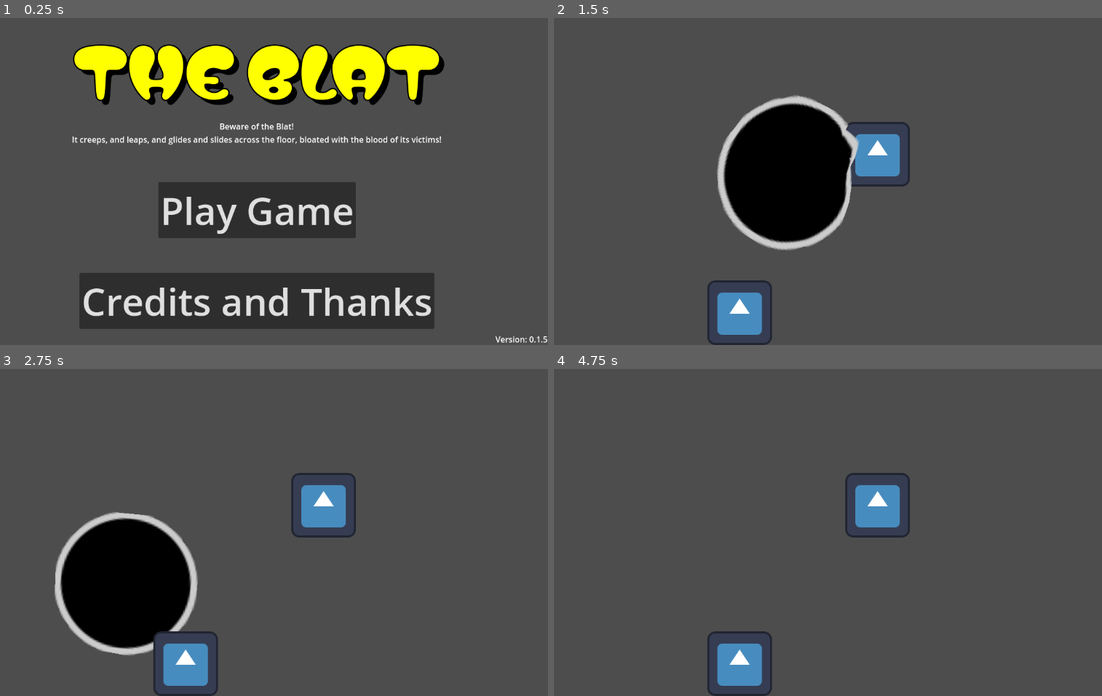
Above: before the commit, frames 1-4 (two rows, left to right).
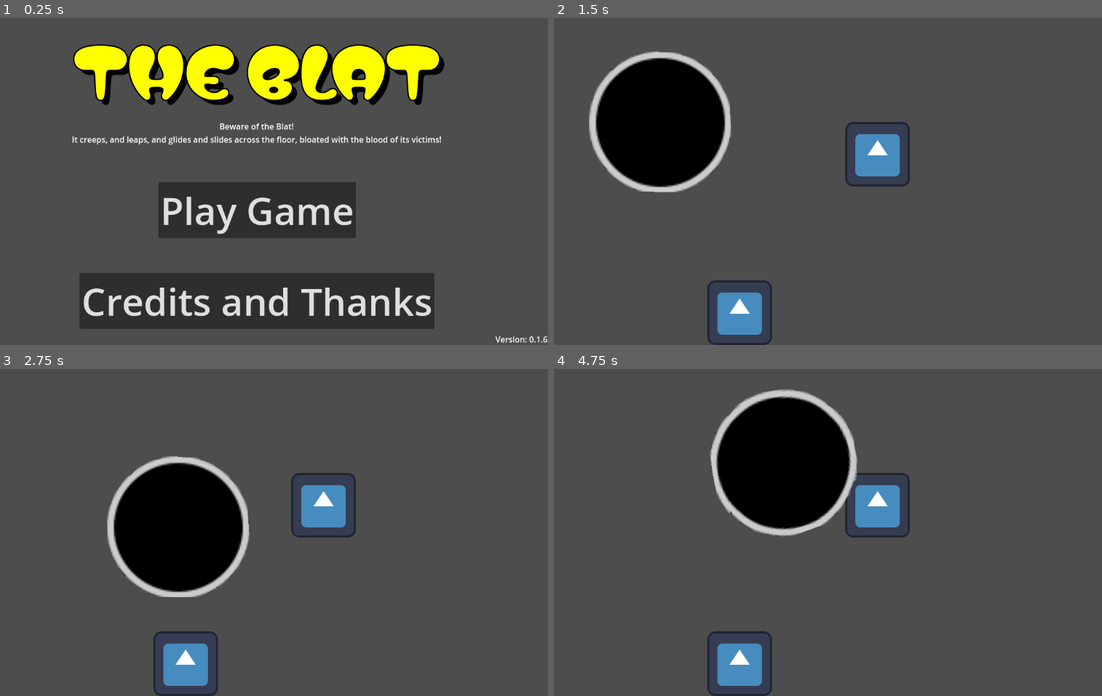
Above: after the commit, the same moments.

Repository: Gisleburt/gmtk-2024
Game: Godot game, scene res://menus/main_menu.tscn
The game is run twice, just before and just after one commit, with the same random seed, the same clock (stepped at 60 frames per second) and the same inputs. The engine's default icon, where the game draws it, is replaced by a stand-in: a white triangle on a blue panel in a dark square.
Inputs:
- Up to frame 1 (0.25 s): no input
- Up to frame 2 (1.5 s): click "Play Game" at 0.5 s; hold D (right, bound only after the commit) from 1.28 s (still down)
- Up to frame 3 (2.75 s): release D (right, bound only after the commit) at 2.03 s; hold S (down, bound only after the commit) from 2.03 s (still down)
- Up to frame 4 (4.75 s): release S (down, bound only after the commit) at 2.78 s; hold D (right, bound only after the commit) 2.78-3.53 s; hold W (up, bound only after the commit) 3.53-4.28 s; hold A (left, bound only after the commit) from 4.28 s (still down)

The runs differ from the first frame. In frame 1, less than 0.1% of the frame differs, in the area x 99-100%, y 97-100%; in frame 2, 18%, in the area x 6-56%, y 10-72%; in frame 3, 13%; in frame 4, 9.3%.

Commit message:
Add movement and a proxy for eating

Diff:
--- a/godot-project/characters/the_blat.tscn
+++ b/godot-project/characters/the_blat.tscn
@@ -1,8 +1,9 @@
-[gd_scene load_steps=43 format=3 uid="uid://to86pewsgyji"]
+[gd_scene load_steps=45 format=3 uid="uid://to86pewsgyji"]
 
 [ext_resource type="Script" path="res://characters/the_blat.gd" id="1_u2vo1"]
 [ext_resource type="Texture2D" uid="uid://bp3sh5603bwmk" path="res://assets/TheBlatBody.svg" id="2_bcncb"]
 [ext_resource type="Script" path="res://addons/softbody2d/softbody2d.gd" id="3_lnpa5"]
+[ext_resource type="Script" path="res://characters/the_blat_controller.gd" id="4_d02sa"]
 
 [sub_resource type="SkeletonModification2DLookAt" id="SkeletonModification2DLookAt_tyvvl"]
 resource_local_to_scene = true
@@ -309,6 +310,9 @@
 resource_local_to_scene = true
 size = Vector2(13, 13)
 
+[sub_resource type="CircleShape2D" id="CircleShape2D_wsf3n"]
+radius = 4.12311
+
 [node name="TheBlat" type="Node2D"]
 script = ExtResource("1_u2vo1")
 
@@ -324,6 +328,9 @@
 vertex_interval = 14
 radius = 13
 margin_offset_edge = 2.0
+gravity_scale = 0.0
+collision_layer = 4
+collision_mask = 12
 
 [node name="Skeleton2D" type="Skeleton2D" parent="SoftBody2D"]
 visible = false
@@ -332,7 +339,6 @@
 [node name="Bone-0" type="Bone2D" parent="SoftBody2D/Skeleton2D"]
 position = Vector2(13.3676, 35.4655)
 rotation = 0.938065
-scale = Vector2(1, 1)
 rest = Transform2D(0.59135, 0.806415, -0.806415, 0.59135, 13.3676, 35.4655)
 auto_calculate_length_and_angle = false
 length = 14.0
@@ -442,7 +448,6 @@
 [node name="Bone-8" type="Bone2D" parent="SoftBody2D/Skeleton2D"]
 position = Vector2(36.9074, 23.7823)
 rotation = -1.72787
-scale = Vector2(1, 1)
 rest = Transform2D(-0.156432, -0.987689, 0.987689, -0.156432, 36.9074, 23.7823)
 auto_calculate_length_and_angle = false
 length = 14.0
@@ -482,6 +487,7 @@
 [node name="Bone-11" type="Bone2D" parent="SoftBody2D/Skeleton2D"]
 position = Vector2(37.3892, 62.5612)
 rotation = 1.60797
+scale = Vector2(1, 1)
 rest = Transform2D(-0.0371623, 0.999309, -0.999309, -0.0371623, 37.3892, 62.5612)
 auto_calculate_length_and_angle = false
 length = 14.0
@@ -574,7 +580,6 @@
 [node name="Bone-18" type="Bone2D" parent="SoftBody2D/Skeleton2D"]
 position = Vector2(63.0926, 23.7823)
 rotation = 2.31502
-scale = Vector2(1, 1)
 rest = Transform2D(-0.677403, 0.735612, -0.735612, -0.677403, 63.0926, 23.7823)
 auto_calculate_length_and_angle = false
 length = 14.0
@@ -654,7 +659,6 @@
 [node name="Bone-24" type="Bone2D" parent="SoftBody2D/Skeleton2D"]
 position = Vector2(35.4865, 86.1406)
 rotation = -0.609853
-scale = Vector2(1, 1)
 rest = Transform2D(0.819732, -0.572747, 0.572747, 0.819732, 35.4865, 86.1406)
 auto_calculate_length_and_angle = false
 length = 14.0
@@ -695,7 +699,6 @@
 [node name="Bone-27" type="Bone2D" parent="SoftBody2D/Skeleton2D"]
 position = Vector2(63.1182, 76.2049)
 rotation = -0.786114
-scale = Vector2(1, 1)
 rest = Transform2D(0.7066, -0.707613, 0.707613, 0.7066, 63.1182, 76.2049)
 auto_calculate_length_and_angle = false
 length = 14.0
@@ -723,7 +726,6 @@
 [node name="Bone-29" type="Bone2D" parent="SoftBody2D/Skeleton2D"]
 position = Vector2(76.5731, 23.4014)
 rotation = 2.35712
-scale = Vector2(1, 1)
 rest = Transform2D(-0.707762, 0.706451, -0.706451, -0.707762, 76.5731, 23.4014)
 auto_calculate_length_and_angle = false
 length = 14.0
@@ -764,7 +766,6 @@
 [node name="Bone-32" type="Bone2D" parent="SoftBody2D/Skeleton2D"]
 position = Vector2(76.224, 63.0803)
 rotation = 2.35548
-scale = Vector2(1, 1)
 rest = Transform2D(-0.7066, 0.707613, -0.707613, -0.7066, 76.224, 63.0803)
 auto_calculate_length_and_angle = false
 length = 14.0
@@ -791,7 +792,6 @@
 [node name="Bone-34" type="Bone2D" parent="SoftBody2D/Skeleton2D"]
 position = Vector2(86.4446, 49.974)
 rotation = -1.58774
-scale = Vector2(1, 1)
 rest = Transform2D(-0.0169395, -0.999857, 0.999857, -0.0169395, 86.4446, 49.974)
 auto_calculate_length_and_angle = false
 length = 14.0
@@ -832,7 +832,10 @@
 
 [node name="Bone-0" type="RigidBody2D" parent="SoftBody2D"]
 position = Vector2(13.3676, 35.4655)
-mass = 0.1
+collision_layer = 4
+collision_mask = 12
+mass = 0.1
+gravity_scale = 0.0
 metadata/idx = 0
 metadata/bone_name = &"Bone-0"
 
@@ -876,7 +879,10 @@
 
 [node name="Bone-1" type="RigidBody2D" parent="SoftBody2D"]
 position = Vector2(13.4998, 49.974)
-mass = 0.1
+collision_layer = 4
+collision_mask = 12
+mass = 0.1
+gravity_scale = 0.0
 metadata/idx = 1
 metadata/bone_name = &"Bone-1"
 
@@ -927,7 +933,10 @@
 
 [node name="Bone-2" type="RigidBody2D" parent="SoftBody2D"]
 position = Vector2(13.3469, 64.7325)
-mass = 0.1
+collision_layer = 4
+collision_mask = 12
+mass = 0.1
+gravity_scale = 0.0
 metadata/idx = 2
 metadata/bone_name = &"Bone-2"
 
@@ -971,7 +980,10 @@
 
 [node name="Bone-3" type="RigidBody2D" parent="SoftBody2D"]
 position = Vector2(23.4269, 23.4014)
-mass = 0.1
+collision_layer = 4
+collision_mask = 12
+mass = 0.1
+gravity_scale = 0.0
 metadata/idx = 3
 metadata/bone_name = &"Bone-3"
 
@@ -1022,7 +1034,10 @@
 
 [node name="Bone-4" type="RigidBody2D" parent="SoftBody2D"]
 position = Vector2(23.8015, 36.8686)
-mass = 0.1
+collision_layer = 4
+collision_mask = 12
+mass = 0.1
+gravity_scale = 0.0
 metadata/idx = 4
 metadata/bone_name = &"Bone-4"
 
@@ -1087,7 +1102,10 @@
 
 [node name="Bone-5" type="RigidBody2D" parent="SoftBody2D"]
 position = Vector2(23.9997, 49.9643)
-mass = 0.1
+collision_layer = 4
+collision_mask = 12
+mass = 0.1
+gravity_scale = 0.0
 metadata/idx = 5
 metadata/bone_name = &"Bone-5"
 
@@ -1159,7 +1177,10 @@
 
 [node name="Bone-6" type="RigidBody2D" parent="SoftBody2D"]
 position = Vector2(23.776, 63.0803)
-mass = 0.1
+collision_layer = 4
+collision_mask = 12
+mass = 0.1
+gravity_scale = 0.0
 metadata/idx = 6
 metadata/bone_name = &"Bone-6"
 
@@ -1224,7 +1245,10 @@
 
 [node name="Bone-7" type="RigidBody2D" parent="SoftBody2D"]
 position = Vector2(35.2554, 13.3519)
-mass = 0.1
+collision_layer = 4
+collision_mask = 12
+mass = 0.1
+gravity_scale = 0.0
 metadata/idx = 7
 metadata/bone_name = &"Bone-7"
 
@@ -1268,7 +1292,10 @@
 
 [node name="Bone-8" type="RigidBody2D" parent="SoftBody2D"]
 position = Vector2(36.9074, 23.7823)
-mass = 0.1
+collision_layer = 4
+collision_mask = 12
+mass = 0.1
+gravity_scale = 0.0
 metadata/idx = 8
 metadata/bone_name = &"Bone-8"
 
@@ -1333,7 +1360,10 @@
 
 [node name="Bone-9" type="RigidBody2D" parent="SoftBody2D"]
 position = Vector2(37.4397, 37.3883)
-mass = 0.1
+collision_layer = 4
+collision_mask = 12
+mass = 0.1
+gravity_scale = 0.0
 metadata/idx = 9
 metadata/bone_name = &"Bone-9"
 
@@ -1405,7 +1435,10 @@
 
 [node name="Bone-10" type="RigidBody2D" parent="SoftBody2D"]
 position = Vector2(37.9987, 49.9286)
-mass = 0.1
+collision_layer = 4
+collision_mask = 12
+mass = 0.1
+gravity_scale = 0.0
 metadata/idx = 10
 metadata/bone_name = &"Bone-10"
 
@@ -1477,7 +1510,10 @@
 
 [node name="Bone-11" type="RigidBody2D" parent="SoftBody2D"]
 position = Vector2(37.3892, 62.5612)
-mass = 0.1
+collision_layer = 4
+collision_mask = 12
+mass = 0.1
+gravity_scale = 0.0
 metadata/idx = 11
 metadata/bone_name = &"Bone-11"
 
@@ -1549,7 +1585,10 @@
 
 [node name="Bone-12" type="RigidBody2D" parent="SoftBody2D"]
 position = Vector2(50, 13.5)
-mass = 0.1
+collision_layer = 4
+collision_mask = 12
+mass = 0.1
+gravity_scale = 0.0
 metadata/idx = 12
 metadata/bone_name = &"Bone-12"
 
@@ -1599,7 +1638,10 @@
 
 [node name="Bone-13" type="RigidBody2D" parent="SoftBody2D"]
 position = Vector2(50, 24)
-mass = 0.1
+collision_layer = 4
+collision_mask = 12
+mass = 0.1
+gravity_scale = 0.0
 metadata/idx = 13
 metadata/bone_name = &"Bone-13"
 
@@ -1670,7 +1712,10 @@
 
 [node name="Bone-14" type="RigidBody2D" parent="SoftBody2D"]
 position = Vector2(50, 38)
-mass = 0.1
+collision_layer = 4
+collision_mask = 12
+mass = 0.1
+gravity_scale = 0.0
 metadata/idx = 14
 metadata/bone_name = &"Bone-14"
 
@@ -1741,7 +1786,10 @@
 
 [node name="Bone-15" type="RigidBody2D" parent="SoftBody2D"]
 position = Vector2(50, 49.5)
-mass = 0.1
+collision_layer = 4
+collision_mask = 12
+mass = 0.1
+gravity_scale = 0.0
 metadata/idx = 15
 metadata/bone_name = &"Bone-15"
 
@@ -1812,7 +1860,10 @@
 
 [node name="Bone-16" type="RigidBody2D" parent="SoftBody2D"]
 position = Vector2(50, 62)
-mass = 0.1
+collision_layer = 4
+collision_mask = 12
+mass = 0.1
+gravity_scale = 0.0
 metadata/idx = 16
 metadata/bone_name = &"Bone-16"
 
@@ -1883,7 +1934,10 @@
 
 [node name="Bone-17" type="RigidBody2D" parent="SoftBody2D"]
 position = Vector2(64.4989, 13.7173)
-mass = 0.1
+collision_layer = 4
+collision_mask = 12
+mass = 0.1
+gravity_scale = 0.0
 metadata/idx = 17
 metadata/bone_name = &"Bone-17"
 
@@ -1927,7 +1981,10 @@
 
 [node name="Bone-18" type="RigidBody2D" parent="SoftBody2D"]
 position = Vector2(63.0926, 23.7823)
-mass = 0.1
+collision_layer = 4
+collision_mask = 12
+mass = 0.1
+gravity_scale = 0.0
 metadata/idx = 18
 metadata/bone_name = &"Bone-18"
 
@@ -1992,7 +2049,10 @@
 
 [node name="Bone-19" type="RigidBody2D" parent="SoftBody2D"]
 position = Vector2(62.5603, 37.3883)
-mass = 0.1
+collision_layer = 4
+collision_mask = 12
+mass = 0.1
+gravity_scale = 0.0
 metadata/idx = 19
 metadata/bone_name = &"Bone-19"
 
@@ -2064,7 +2124,10 @@
 
 [node name="Bone-20" type="RigidBody2D" parent="SoftBody2D"]
 position = Vector2(62.0013, 49.9286)
-mass = 0.1
+collision_layer = 4
+collision_mask = 12
+mass = 0.1
+gravity_scale = 0.0
 metadata/idx = 20
 metadata/bone_name = &"Bone-20"
 
@@ -2136,7 +2199,10 @@
 
 [node name="Bone-21" type="RigidBody2D" parent="SoftBody2D"]
 position = Vector2(62.6108, 62.5612)
-mass = 0.1
+collision_layer = 4
+collision_mask = 12
+mass = 0.1
+gravity_scale = 0.0
 metadata/idx = 21
 metadata/bone_name = &"Bone-21"
 
@@ -2208,7 +2274,10 @@
 
 [node name="Bone-22" type="RigidBody2D" parent="SoftBody2D"]
 position = Vector2(23.4016, 76.5733)
-mass = 0.1
+collision_layer = 4
+collision_mask = 12
+mass = 0.1
+gravity_scale = 0.0
 metadata/idx = 22
 metadata/bone_name = &"Bone-22"
 
@@ -2259,7 +2328,10 @@
 
 [node name="Bone-23" type="RigidBody2D" parent="SoftBody2D"]
 position = Vector2(36.8818, 76.2049)
-mass = 0.1
+collision_layer = 4
+collision_mask = 12
+mass = 0.1
+gravity_scale = 0.0
 metadata/idx = 23
 metadata/bone_name = &"Bone-23"
 
@@ -2324,7 +2396,10 @@
 
 [node name="Bone-24" type="RigidBody2D" parent="SoftBody2D"]
 position = Vector2(35.4865, 86.1406)
-mass = 0.1
+collision_layer = 4
+collision_mask = 12
+mass = 0.1
+gravity_scale = 0.0
 metadata/idx = 24
 metadata/bone_name = &"Bone-24"
 
@@ -2368,7 +2443,10 @@
 
 [node name="Bone-25" type="RigidBody2D" parent="SoftBody2D"]
 position = Vector2(50, 76)
-mass = 0.1
+collision_layer = 4
+collision_mask = 12
+mass = 0.1
+gravity_scale = 0.0
 metadata/idx = 25
 metadata/bone_name = &"Bone-25"
 
@@ -2439,7 +2517,10 @@
 
 [node name="Bone-26" type="RigidBody2D" parent="SoftBody2D"]
 position = Vector2(50, 86)
-mass = 0.1
+collision_layer = 4
+collision_mask = 12
+mass = 0.1
+gravity_scale = 0.0
 metadata/idx = 26
 metadata/bone_name = &"Bone-26"
 
@@ -2490,7 +2571,10 @@
 
 [node name="Bone-27" type="RigidBody2D" parent="SoftBody2D"]
 position = Vector2(63.1182, 76.2049)
-mass = 0.1
+collision_layer = 4
+collision_mask = 12
+mass = 0.1
+gravity_scale = 0.0
 metadata/idx = 27
 metadata/bone_name = &"Bone-27"
 
@@ -2555,7 +2639,10 @@
 
 [node name="Bone-28" type="RigidBody2D" parent="SoftBody2D"]
 position = Vector2(64.2739, 86.1364)
-mass = 0.1
+collision_layer = 4
+collision_mask = 12
+mass = 0.1
+gravity_scale = 0.0
 metadata/idx = 28
 metadata/bone_name = &"Bone-28"
 
@@ -2599,7 +2686,10 @@
 
 [node name="Bone-29" type="RigidBody2D" parent="SoftBody2D"]
 position = Vector2(76.5731, 23.4014)
-mass = 0.1
+collision_layer = 4
+collision_mask = 12
+mass = 0.1
+gravity_scale = 0.0
 metadata/idx = 29
 metadata/bone_name = &"Bone-29"
 
@@ -2650,7 +2740,10 @@
 
 [node name="Bone-30" type="RigidBody2D" parent="SoftBody2D"]
 position = Vector2(76.1985, 36.8686)
-mass = 0.1
+collision_layer = 4
+collision_mask = 12
+mass = 0.1
+gravity_scale = 0.0
 metadata/idx = 30
 metadata/bone_name = &"Bone-30"
 
@@ -2715,7 +2808,10 @@
 
 [node name="Bone-31" type="RigidBody2D" parent="SoftBody2D"]
 position = Vector2(76.0003, 49.9643)
-mass = 0.1
+collision_layer = 4
+collision_mask = 12
+mass = 0.1
+gravity_scale = 0.0
 metadata/idx = 31
 metadata/bone_name = &"Bone-31"
 
@@ -2787,7 +2883,10 @@
 
 [node name="Bone-32" type="RigidBody2D" parent="SoftBody2D"]
 position = Vector2(76.224, 63.0803)
-mass = 0.1
+collision_layer = 4
+collision_mask = 12
+mass = 0.1
+gravity_scale = 0.0
 metadata/idx = 32
 metadata/bone_name = &"Bone-32"
 
@@ -2852,7 +2951,10 @@
 
 [node name="Bone-33" type="RigidBody2D" parent="SoftBody2D"]
 position = Vector2(86.1949, 35.2334)
-mass = 0.1
+collision_layer = 4
+collision_mask = 12
+mass = 0.1
+gravity_scale = 0.0
 metadata/idx = 33
 metadata/bone_name = &"Bone-33"
 
@@ -2896,7 +2998,10 @@
 
 [node name="Bone-34" type="RigidBody2D" parent="SoftBody2D"]
 position = Vector2(86.4446, 49.974)
-mass = 0.1
+collision_layer = 4
+collision_mask = 12
+mass = 0.1
+gravity_scale = 0.0
 metadata/idx = 34
 metadata/bone_name = &"Bone-34"
 
@@ -2947,7 +3052,10 @@
 
 [node name="Bone-35" type="RigidBody2D" parent="SoftBody2D"]
 position = Vector2(86.6283, 63.2951)
-mass = 0.1
+collision_layer = 4
+collision_mask = 12
+mass = 0.1
+gravity_scale = 0.0
 metadata/idx = 35
 metadata/bone_name = &"Bone-35"
 
@@ -2991,7 +3099,10 @@
 
 [node name="Bone-36" type="RigidBody2D" parent="SoftBody2D"]
 position = Vector2(77.4342, 76.5946)
-mass = 0.1
+collision_layer = 4
+collision_mask = 12
+mass = 0.1
+gravity_scale = 0.0
 metadata/idx = 36
 metadata/bone_name = &"Bone-36"
 
@@ -3039,3 +3150,15 @@
 node_a = NodePath("..")
 node_b = NodePath("../../Bone-35")
 softness = 60.0
+
+[node name="TheBlatController" type="CharacterBody2D" parent="."]
+collision_layer = 2
+collision_mask = 11
+script = ExtResource("4_d02sa")
+
+[node name="CollisionShape2D" type="CollisionShape2D" parent="TheBlatController"]
+shape = SubResource("CircleShape2D_wsf3n")
+
+[node name="PinJoint2D" type="PinJoint2D" parent="TheBlatController"]
+node_a = NodePath("..")
+node_b = NodePath("../../SoftBody2D/Bone-15")
--- /dev/null
+++ b/godot-project/characters/the_blat_controller.gd
@@ -0,0 +1,33 @@
+extends CharacterBody2D
+
+
+@export var speed = 200
+@export var friction = 0.01
+@export var acceleration = 0.1
+
+
+func get_input():
+	var input = Vector2()
+	if Input.is_action_pressed('right'):
+		input.x += 1
+	if Input.is_action_pressed('left'):
+		input.x -= 1
+	if Input.is_action_pressed('down'):
+		input.y += 1
+	if Input.is_action_pressed('up'):
+		input.y -= 1
+	return input
+
+
+func _physics_process(delta: float) -> void:
+	var direction = get_input()
+	if direction.length() > 0:
+		velocity = velocity.lerp(direction.normalized() * speed, acceleration)
+	else:
+		velocity = velocity.lerp(Vector2.ZERO, friction)
+	move_and_slide()
+
+	for collision_idx in get_slide_collision_count():
+		var collision = get_slide_collision(collision_idx)
+		if collision.get_collider() is StaticBody2D:
+			collision.get_collider().free()
--- a/godot-project/levels/ocean.tscn
+++ b/godot-project/levels/ocean.tscn
@@ -8,30 +8,28 @@
 
 [node name="Ocean" type="Node2D"]
 
-[node name="Node2D" type="Node2D" parent="."]
-position = Vector2(708, 270)
-metadata/_edit_group_ = true
+[node name="StaticBody2D2" type="StaticBody2D" parent="."]
+position = Vector2(435, 584)
+collision_layer = 8
+collision_mask = 9
 
-[node name="Sprite2D" type="Sprite2D" parent="Node2D"]
+[node name="Sprite2D" type="Sprite2D" parent="StaticBody2D2"]
 texture = ExtResource("2_3voju")
 
-[node name="StaticBody2D" type="StaticBody2D" parent="Node2D"]
+[node name="CollisionShape2D" type="CollisionShape2D" parent="StaticBody2D2"]
+shape = SubResource("CircleShape2D_lfdov")
 
-[node name="CollisionShape2D" type="CollisionShape2D" parent="Node2D/StaticBody2D"]
+[node name="StaticBody2D" type="StaticBody2D" parent="."]
+position = Vector2(708, 270)
+collision_layer = 8
+collision_mask = 9
+
+[node name="Sprite2D" type="Sprite2D" parent="StaticBody2D"]
+texture = ExtResource("2_3voju")
+
+[node name="CollisionShape2D" type="CollisionShape2D" parent="StaticBody2D"]
 shape = SubResource("CircleShape2D_lfdov")
 
 [node name="TheBlat" parent="." instance=ExtResource("1_j3vx4")]
-position = Vector2(571, 35)
+position = Vector2(273, 207)
 scale = Vector2(3.35665, 3.35665)
-
-[node name="Node2D2" type="Node2D" parent="."]
-position = Vector2(435, 584)
-metadata/_edit_group_ = true
-
-[node name="Sprite2D" type="Sprite2D" parent="Node2D2"]
-texture = ExtResource("2_3voju")
-
-[node name="StaticBody2D" type="StaticBody2D" parent="Node2D2"]
-
-[node name="CollisionShape2D" type="CollisionShape2D" parent="Node2D2/StaticBody2D"]
-shape = SubResource("CircleShape2D_lfdov")
--- a/godot-project/project.godot
+++ b/godot-project/project.godot
@@ -11,7 +11,7 @@
 [application]
 
 config/name="The Blat"
-config/version="0.1.5"
+config/version="0.1.6"
 run/main_scene="res://menus/main_menu.tscn"
 config/features=PackedStringArray("4.3", "GL Compatibility")
 config/icon="res://icon.svg"
@@ -25,6 +25,44 @@
 
 enabled=PackedStringArray("res://addons/softbody2d/plugin.cfg")
 
+[input]
+
+up={
+"deadzone": 0.5,
+"events": [Object(InputEventKey,"resource_local_to_scene":false,"resource_name":"","device":0,"window_id":0,"alt_pressed":false,"shift_pressed":false,"ctrl_pressed":false,"meta_pressed":false,"pressed":false,"keycode":0,"physical_keycode":87,"key_label":0,"unicode":0,"location":0,"echo":false,"script":null)
+, Object(InputEventKey,"resource_local_to_scene":false,"resource_name":"","device":0,"window_id":0,"alt_pressed":false,"shift_pressed":false,"ctrl_pressed":false,"meta_pressed":false,"pressed":false,"keycode":0,"physical_keycode":4194320,"key_label":0,"unicode":0,"location":0,"echo":false,"script":null)
+, Object(InputEventJoypadMotion,"resource_local_to_scene":false,"resource_name":"","device":-1,"axis":3,"axis_value":-1.0,"script":null)
+]
+}
+down={
+"deadzone": 0.5,
+"events": [Object(InputEventKey,"resource_local_to_scene":false,"resource_name":"","device":0,"window_id":0,"alt_pressed":false,"shift_pressed":false,"ctrl_pressed":false,"meta_pressed":false,"pressed":false,"keycode":0,"physical_keycode":83,"key_label":0,"unicode":0,"location":0,"echo":false,"script":null)
+, Object(InputEventKey,"resource_local_to_scene":false,"resource_name":"","device":0,"window_id":0,"alt_pressed":false,"shift_pressed":false,"ctrl_pressed":false,"meta_pressed":false,"pressed":false,"keycode":0,"physical_keycode":4194322,"key_label":0,"unicode":0,"location":0,"echo":false,"script":null)
+, Object(InputEventJoypadMotion,"resource_local_to_scene":false,"resource_name":"","device":-1,"axis":3,"axis_value":1.0,"script":null)
+]
+}
+left={
+"deadzone": 0.5,
+"events": [Object(InputEventKey,"resource_local_to_scene":false,"resource_name":"","device":0,"window_id":0,"alt_pressed":false,"shift_pressed":false,"ctrl_pressed":false,"meta_pressed":false,"pressed":false,"keycode":0,"physical_keycode":65,"key_label":0,"unicode":0,"location":0,"echo":false,"script":null)
+, Object(InputEventKey,"resource_local_to_scene":false,"resource_name":"","device":0,"window_id":0,"alt_pressed":false,"shift_pressed":false,"ctrl_pressed":false,"meta_pressed":false,"pressed":false,"keycode":0,"physical_keycode":4194319,"key_label":0,"unicode":0,"location":0,"echo":false,"script":null)
+, Object(InputEventJoypadMotion,"resource_local_to_scene":false,"resource_name":"","device":-1,"axis":2,"axis_value":-1.0,"script":null)
+]
+}
+right={
+"deadzone": 0.5,
+"events": [Object(InputEventKey,"resource_local_to_scene":false,"resource_name":"","device":0,"window_id":0,"alt_pressed":false,"shift_pressed":false,"ctrl_pressed":false,"meta_pressed":false,"pressed":false,"keycode":0,"physical_keycode":68,"key_label":0,"unicode":0,"location":0,"echo":false,"script":null)
+, Object(InputEventKey,"resource_local_to_scene":false,"resource_name":"","device":0,"window_id":0,"alt_pressed":false,"shift_pressed":false,"ctrl_pressed":false,"meta_pressed":false,"pressed":false,"keycode":0,"physical_keycode":4194321,"key_label":0,"unicode":0,"location":0,"echo":false,"script":null)
+, Object(InputEventJoypadMotion,"resource_local_to_scene":false,"resource_name":"","device":-1,"axis":2,"axis_value":1.0,"script":null)
+]
+}
+
+[layer_names]
+
+2d_physics/layer_1="World"
+2d_physics/layer_2="PlayerController"
+2d_physics/layer_3="TheBlat"
+2d_physics/layer_4="Edibles"
+
 [rendering]
 
 renderer/rendering_method="gl_compatibility"
